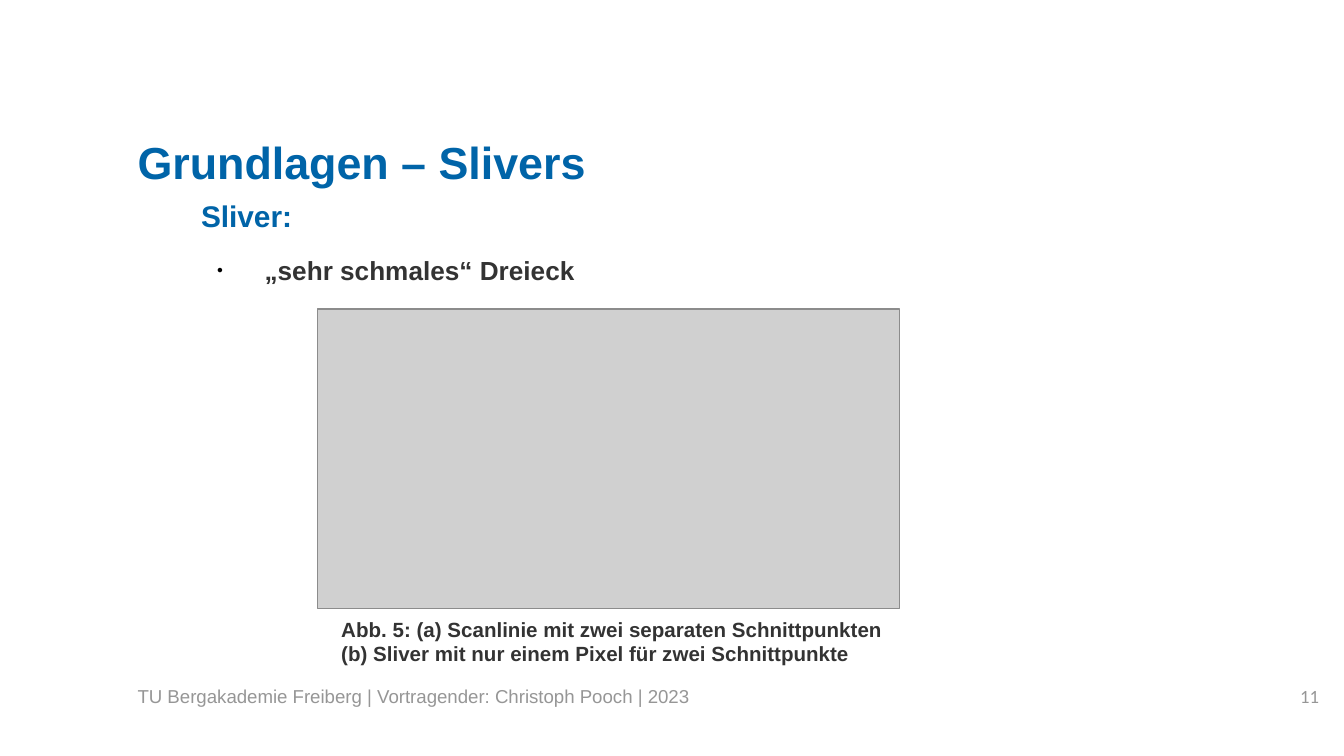
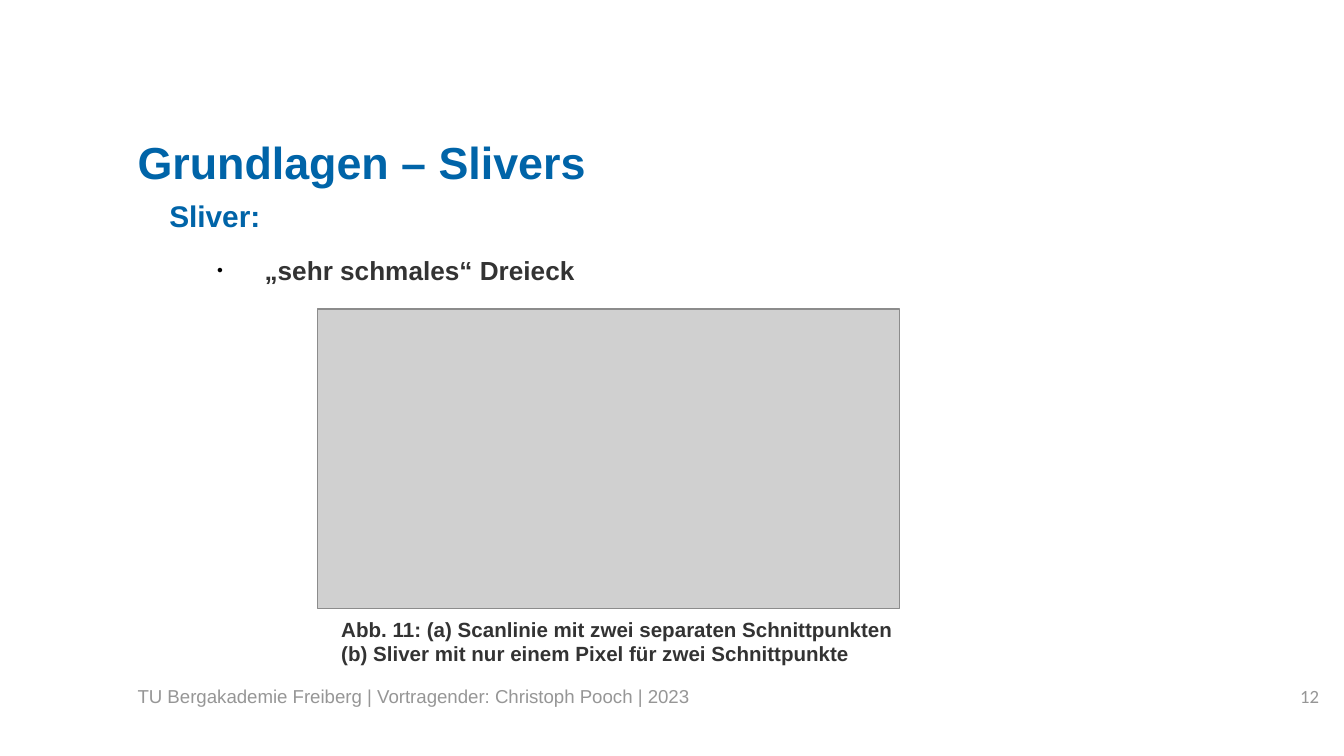
Before and after one commit to LordofUndeads/Bachelorarbeit, a slide deck: slide 12 of Verteidigung/BA_Verteidigung.odp (slide 11 before the commit). Drawn at 1344x756 pixels with LibreOffice and Linux fonts; fonts in the diff are those of the drawing; grey boxes stand for pictures; background and template pictures are left out. Boxes give left, top, right and bottom in pixels: in the first picture for what was removed or moved away, otherwise in the second. Text is boxed around its words. In the diff, an @@ line names an element or a change of style, - is before the commit and + after.

```diff
--- a/Verteidigung/BA_Verteidigung.odp
+++ b/Verteidigung/BA_Verteidigung.odp
@@ text at [169, 205, 260, 228]: indent changed @@
@@ text at [341, 622, 892, 642]: text changed @@
-Abb. 5: (a) Scanlinie mit zwei separaten Schnittpunkten
+Abb. 11: (a) Scanlinie mit zwei separaten Schnittpunkten
@@ page number at [1300, 691, 1319, 703]: text changed @@
-11
+12
```
Also in this commit, not shown: 30 other slides changed, 22 slides added, 3 other files.
